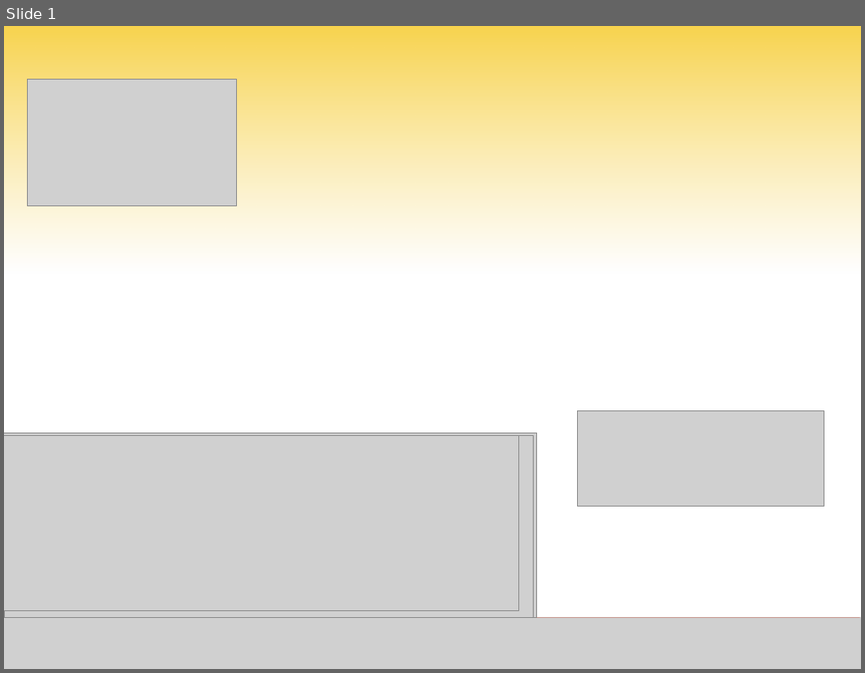
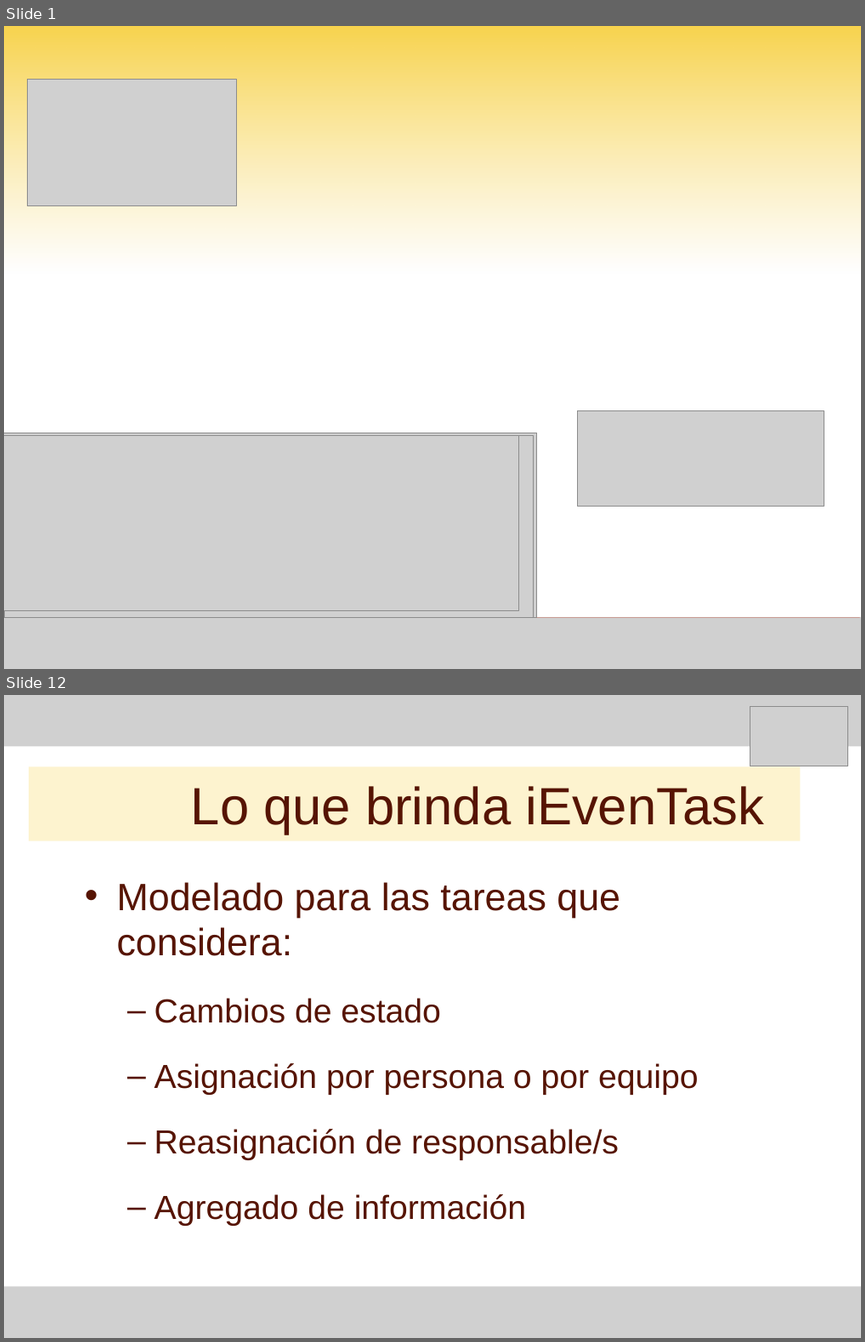
Before and after one commit to Letractively/proyunlam, a slide deck: Documentacion/97 - Exposicion/Presentacion producto.ppt. Shown one above the other, each under a label of ours: slide 1 before the commit, slides 1 and 12 after it; the slides between them are not shown. The pictures are 865x673 and 865x1342 pixels, drawn with LibreOffice and Linux fonts; fonts in the diff are those of the drawing; grey boxes stand for pictures. Boxes give left, top, right and bottom in pixels: in the first picture for what was removed or moved away, otherwise in the second. Text is boxed around its words. In the diff, an @@ line names an element or a change of style, - is before the commit and + after.

```diff
--- a/Documentacion/97 - Exposicion/Presentacion producto.ppt
+++ b/Documentacion/97 - Exposicion/Presentacion producto.ppt
@@ slide 12 added at (4, 695, 861, 1338), background #FFFFFF @@
@@ picture added at (4, 695, 861, 746) @@
@@ picture added at (749, 707, 847, 766) @@
@@ title added at (29, 767, 800, 841), fill #FBE389 at 40% opacity, 44 pt, text #561403 @@
+Lo que brinda iEvenTask
@@ text added at (117, 882, 698, 1225), 28 pt, text #561403 @@
+• Modelado para las tareas que considera:
+  – Cambios de estado
+  – Asignación por persona o por equipo
+  – Reasignación de responsable/s
+  – Agregado de información
@@ picture added at (4, 1287, 861, 1338) @@
```
Also in this commit, not shown: 12 other slides added.
